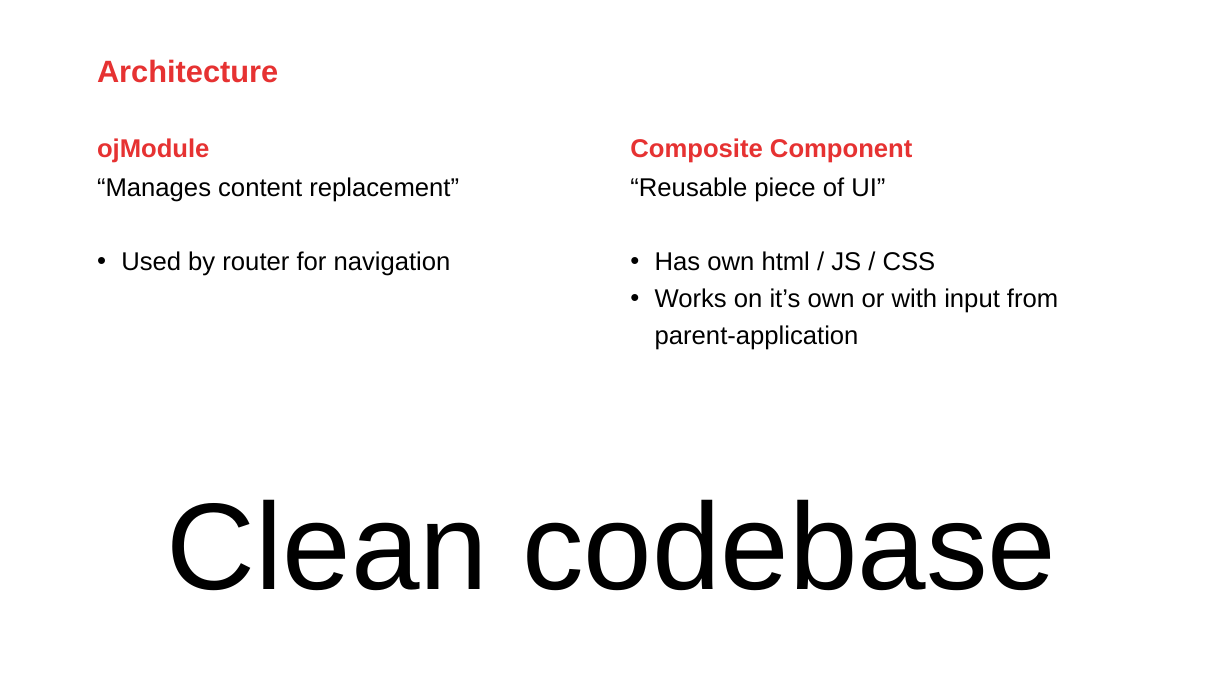
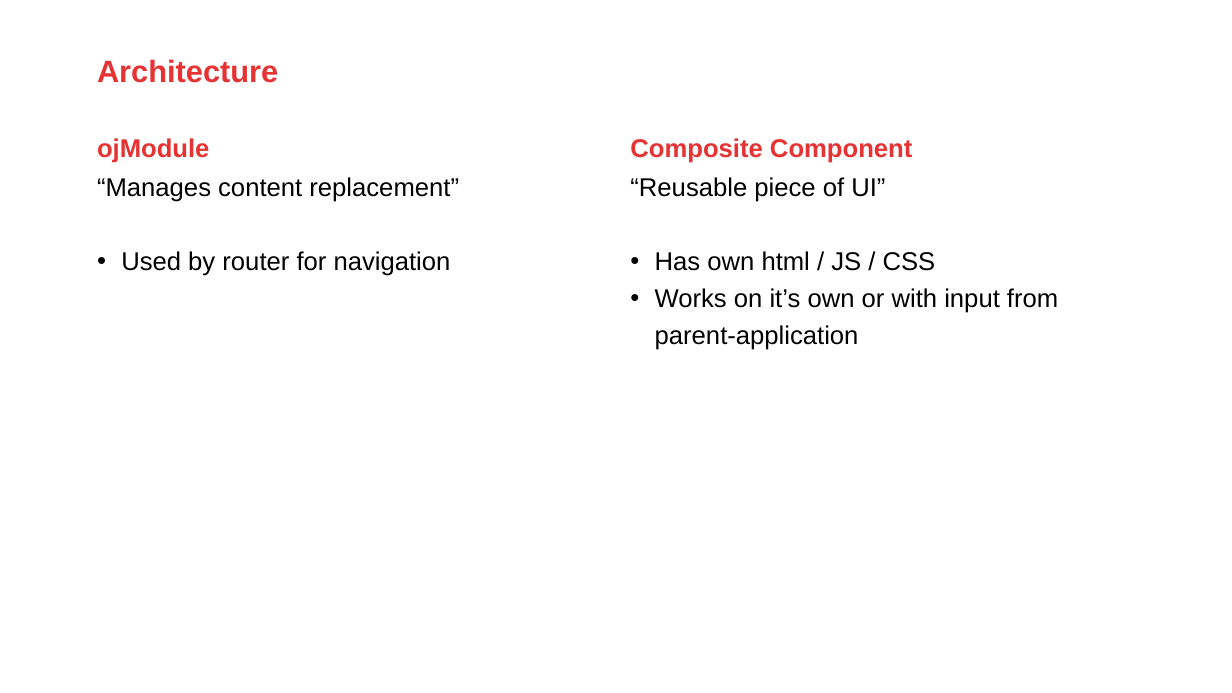
Before and after one commit to jeroenRX/AmisJetTraining, a slide deck: slide 90 of OracleJET_TalentLaunch.pptx (slide 88 before the commit). Drawn at 1232x693 pixels with LibreOffice and Linux fonts; fonts in the diff are those of the drawing; background and template pictures are left out. Boxes give left, top, right and bottom in pixels: in the first picture for what was removed or moved away, otherwise in the second. Text is boxed around its words. In the diff, an @@ line names an element or a change of style, - is before the commit and + after.

Commit message:
Inserted new architecture slides

```diff
--- a/OracleJET_TalentLaunch.pptx
+++ b/OracleJET_TalentLaunch.pptx
@@ text removed at bbox=[166, 499, 1056, 591] @@
-Clean codebase
```
Also in this commit, not shown: 2 other slides changed, 2 slides added.
